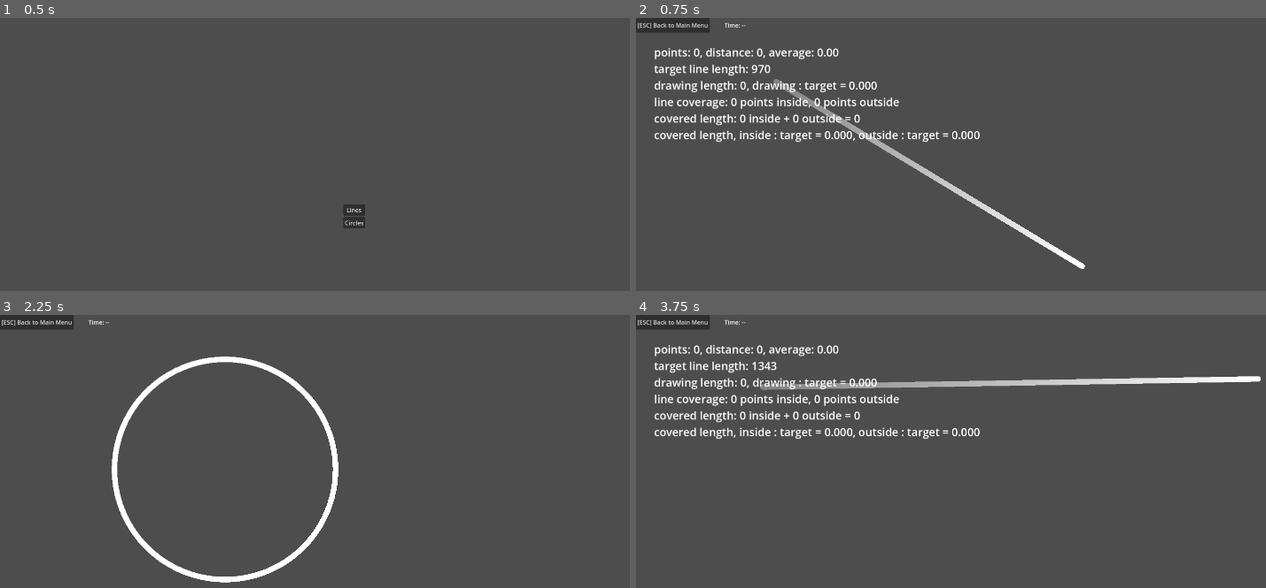
Above: before the commit, frames 1-4 (two rows, left to right).
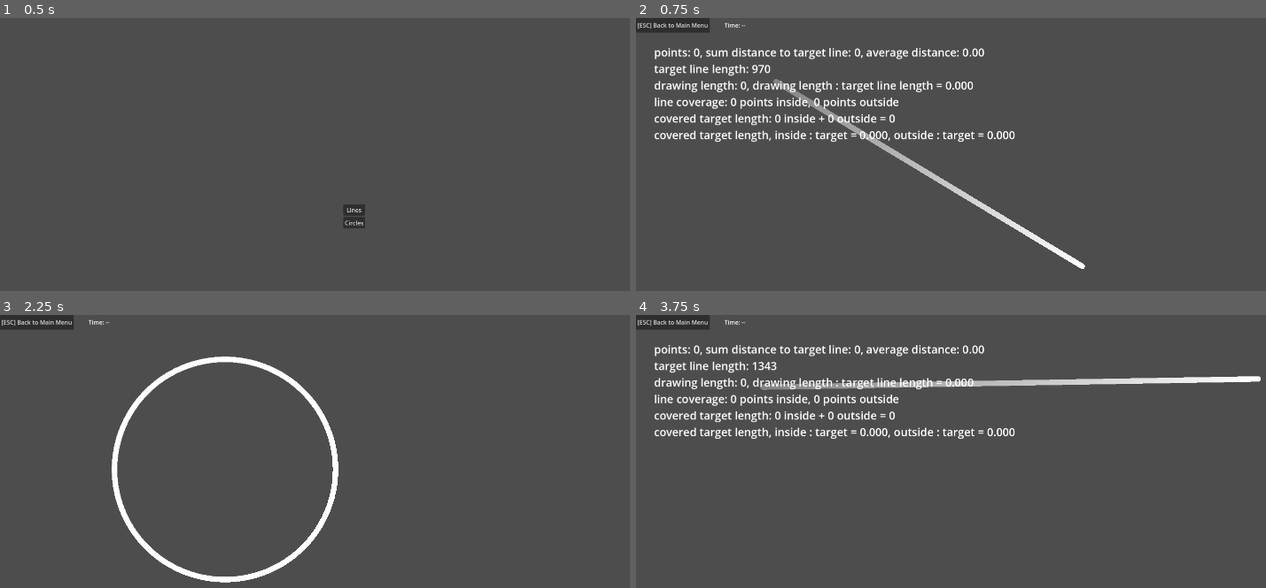
Above: after the commit, the same moments.

Repository: Toxe/godot-tablet-trainer
Game: Godot game, scene res://scenes/main_menu/main_menu.tscn
The game is run twice, just before and just after one commit, with the same random seed, the same clock (stepped at 60 frames per second) and the same inputs.
Inputs:
- Up to frame 1 (0.5 s): no input
- Up to frame 2 (0.75 s): click "Lines" at 0.5 s
- Up to frame 3 (2.25 s): click "[ESC] Back to Main Menu" at 1.25 s; click "Circles" at 2 s
- Up to frame 4 (3.75 s): click "[ESC] Back to Main Menu" at 2.75 s; click "Lines" at 3.5 s

Frame 1 is identical in both runs. In frame 2, 3.2% of the frame differs, in the area x 3-61%, y 11-46%; in frame 3, nothing differs; in frame 4, 3.1%.

Commit message:
Improve stats and info text

Diff:
--- a/TabletTrainer/scenes/line_trainer/line_trainer.gd
+++ b/TabletTrainer/scenes/line_trainer/line_trainer.gd
@@ -4,8 +4,8 @@
 const target_line_width := 15
 const target_line_min_length_screen_ratio := 0.2
 
-var info_points_count := 0
-var info_points_distance := 0.0
+var info_count_points := 0
+var info_sum_distance_to_target := 0.0
 var info_drawing_length := 0.0
 var info_line_coverage_points_inside := 0
 var info_line_coverage_points_outside := 0
@@ -59,8 +59,8 @@
 
 
 func reset_info_stats() -> void:
-    info_points_count = 0
-    info_points_distance = 0.0
+    info_count_points = 0
+    info_sum_distance_to_target = 0.0
     info_drawing_length = 0.0
     info_line_coverage_points_inside = 0
     info_line_coverage_points_outside = 0
@@ -69,15 +69,18 @@
 
 
 func update_info_label() -> void:
+    var average_distance_to_target := (info_sum_distance_to_target / info_count_points) if info_count_points > 0 else 0.0
     var target_line_length := target_line.points[0].distance_to(target_line.points[1])
-
-    info_label.text = "points: %d, distance: %d, average: %0.2f\ntarget line length: %d\ndrawing length: %d, drawing : target = %.03f\nline coverage: %d points inside, %d points outside\ncovered length: %d inside + %d outside = %d\ncovered length, inside : target = %0.3f, outside : target = %0.3f" % [
-        info_points_count, info_points_distance, (info_points_distance / info_points_count) if info_points_count > 0 else 0.0,
+    var covered_target_length_ratio_inside := (info_covered_length_inside / target_line_length) if info_count_points > 0 else 0.0
+    var covered_target_length_ratio_outside := (info_covered_length_outside / target_line_length) if info_count_points > 0 else 0.0
+
+    info_label.text = "points: %d, sum distance to target line: %d, average distance: %0.2f\ntarget line length: %d\ndrawing length: %d, drawing length : target line length = %.03f\nline coverage: %d points inside, %d points outside\ncovered target length: %d inside + %d outside = %d\ncovered target length, inside : target = %0.3f, outside : target = %0.3f" % [
+        info_count_points, info_sum_distance_to_target, average_distance_to_target,
         target_line_length,
         info_drawing_length, info_drawing_length / target_line_length,
         info_line_coverage_points_inside, info_line_coverage_points_outside,
         info_covered_length_inside, info_covered_length_outside, info_covered_length_inside + info_covered_length_outside,
-        (info_covered_length_inside / target_line_length) if info_points_count > 0 else 0.0, (info_covered_length_outside / target_line_length) if info_points_count > 0 else 0.0
+        covered_target_length_ratio_inside, covered_target_length_ratio_outside
     ]
 
 
@@ -199,9 +202,8 @@
     var point_on_line := project_point_onto_line(point, target_line)
     var distance_point_to_target_line := point.distance_to(point_on_line)
 
-    info_points_count += 1
-    info_points_distance += distance_point_to_target_line
-    info_drawing_length += 1.0
+    info_count_points += 1
+    info_sum_distance_to_target += distance_point_to_target_line
 
     if point_inside_line(point_on_line, target_line):
         info_line_coverage_points_inside += 1
